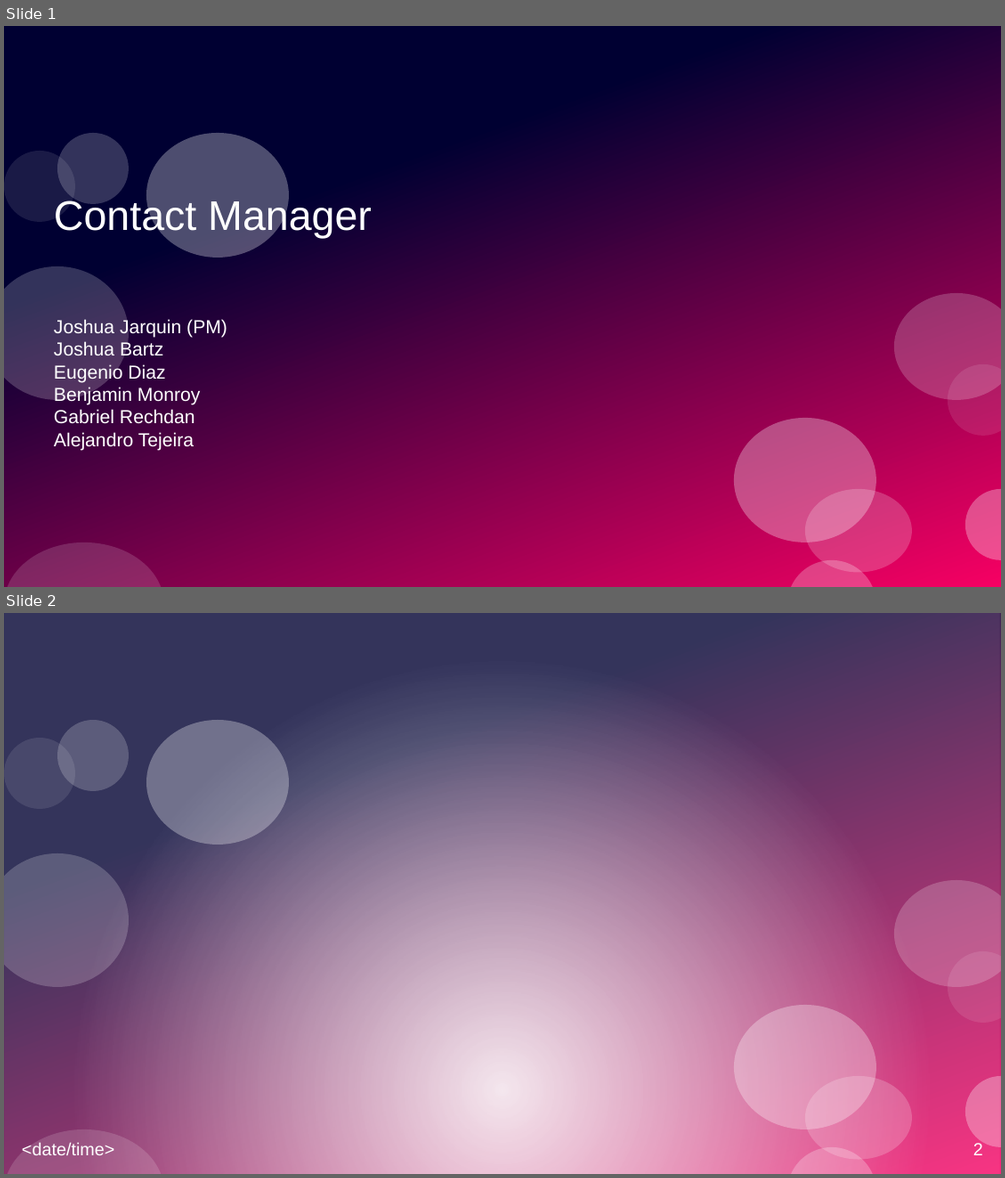
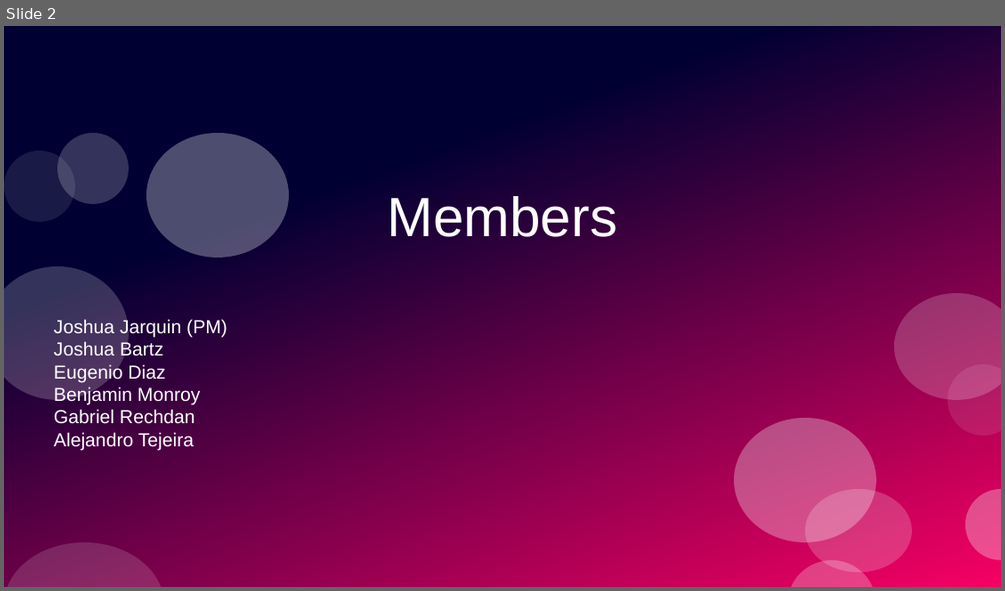
Before and after one commit to PrototypeProto/COP_4331_Small-Project, a slide deck: Pres.pptx. Shown one above the other, each under a label of ours: slides 1 and 2 before the commit, slide 2 after it. The pictures are 1005x1178 and 1005x591 pixels, drawn with LibreOffice and Linux fonts; fonts in the diff are those of the drawing. Boxes give left, top, right and bottom in pixels: in the first picture for what was removed or moved away, otherwise in the second. Text is boxed around its words. In the diff, an @@ line names an element or a change of style, - is before the commit and + after.

```diff
--- a/Pres.pptx
+++ b/Pres.pptx
@@ slide 2 removed at bbox=[4, 613, 1001, 1174], background #FFFFFF; not listed: 11 template elements that a slide beside it also shows @@
@@ rectangle removed at bbox=[4, 613, 1001, 1174] @@
@@ ellipse removed at bbox=[147, 720, 289, 844] @@
@@ text removed at bbox=[22, 1142, 114, 1155] @@
-<date/time>
@@ page number removed at bbox=[973, 1143, 983, 1155] @@
-2
@@ what was slide 1 is now slide 2 @@
@@ slide 2 changed as well @@
@@ title at bbox=[387, 196, 617, 237]: text changed; size 33 to 44 pt @@
-Contact Manager
+Members
```
Also in this commit, not shown: 8 slides added, 1 other slide removed, 13 other files.
